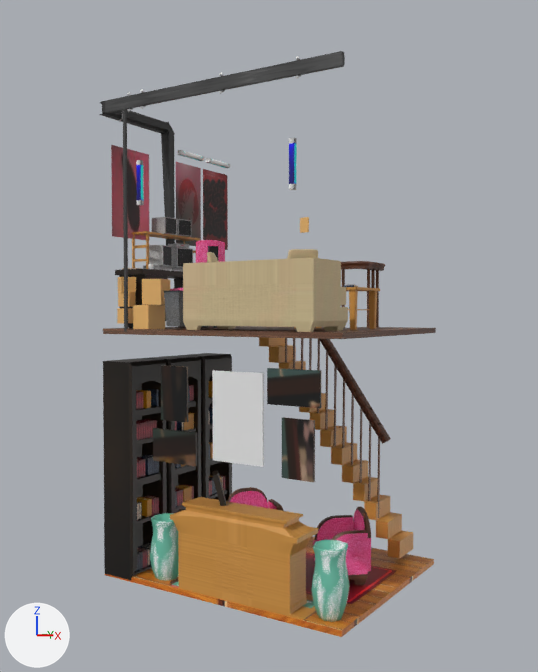
The Blender file imagenes_referencia/cuarto_1_2.blend as it was, and as the next commit left it.
Camera for both pictures: a 50 mm camera at (7.73, -7.65, 4.94) aimed at (0.02, 4.4, 4.48). The lights are fixed; the arrows at lower left show +X, +Y and +Z.

The older version as bpy lines, for what is in view:
```python
me_cube_001 = bpy.data.meshes.new('Cube.001')
me_cube_001.from_pydata(...)  # 48 vertices, 40 faces; spans x -1.0..1.0, y -1.0..2.1, z -42.0..42.0
me_cube_001.materials.append(mat_material)  # picture img_pared_inferior_png
me_cube_061 = bpy.data.meshes.new('Cube.061')
me_cube_061.from_pydata(...)  # 141 vertices, 122 faces; spans x -1.0..1.0, y -1.0..2.1, z -42.0..42.0
me_cube_061.materials.append(mat_pared_yeso)  # picture img_yeso_png
me_plane_003 = bpy.data.meshes.new('Plane.003')
me_plane_003.from_pydata(...)  # 4 vertices, 1 face; spans x -1.0..1.0, y -1.0..1.0, z 0.0
me_plane_003.materials.append(mat_poster_3)  # picture img_poster_rojo_png
ob_paredes_inf = bpy.data.objects.new('paredes_inf', me_cube_001)
ob_paredes_inf.location = (0.1, 4.44, 1.45)
ob_paredes_inf.rotation_euler = (1.571, 0.0, 0.0)  # degrees (90, 0, 0)
ob_paredes_inf.scale = (2.5, 1.5, 0.05)
ob_paredes_inf.hide_set(True)
ob_paredes_superior = bpy.data.objects.new('paredes_superior', me_cube_061)
ob_paredes_superior.location = (0.1, 4.44, 6.01)
ob_paredes_superior.rotation_euler = (1.571, 0.0, 0.0)  # degrees (90, 0, 0)
ob_paredes_superior.scale = (2.5, 1.5, 0.05)
ob_paredes_superior.hide_set(True)
ob_plane_002 = bpy.data.objects.new('Plane.002', me_plane_003)
ob_plane_002.location = (-2.37, 5.91, 7.22)
ob_plane_002.rotation_euler = (0.0, 1.571, 0.0)  # degrees (0, 90, 0)
ob_plane_002.scale = (0.856, 0.46, 0.856)
# also in view: 'jarron.001' at (2.21, 2.8, 0.65); 'libreros' at (-2.04, 4.01, 2.02); 'Cuadro_2' at (1.74, 2.44, 3.75); 'Chimenea' at (0.5, 2.82, 0.81); 'Plane' at (-2.37, 3.18, 7.22)
```
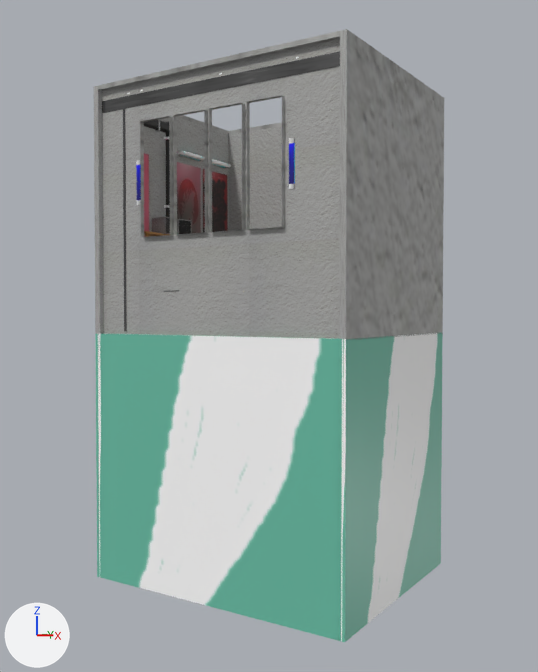
Pixel boxes [x1, y1, x2, y2] of what changed, in the pictures (538 x 672 px):
'paredes_inf', shown
    after: [95, 332, 443, 642]
'paredes_superior', shown
    after: [94, 29, 444, 340]
'libreros', unchanged, covered by the edit
    before: [103, 353, 232, 580]
'Chimenea', unchanged, covered by the edit
    before: [170, 497, 318, 620]
'Sofa', unchanged, covered by the edit
    before: [183, 258, 348, 332]
'Espejo', unchanged, covered by the edit
    before: [212, 370, 264, 467]

The change, as a list of edits to the scene's bpy script:
```text
Change ob_paredes_inf:
    remove ob_paredes_inf.hide_set(True)
Change ob_paredes_superior:
    remove ob_paredes_superior.hide_set(True)
```
